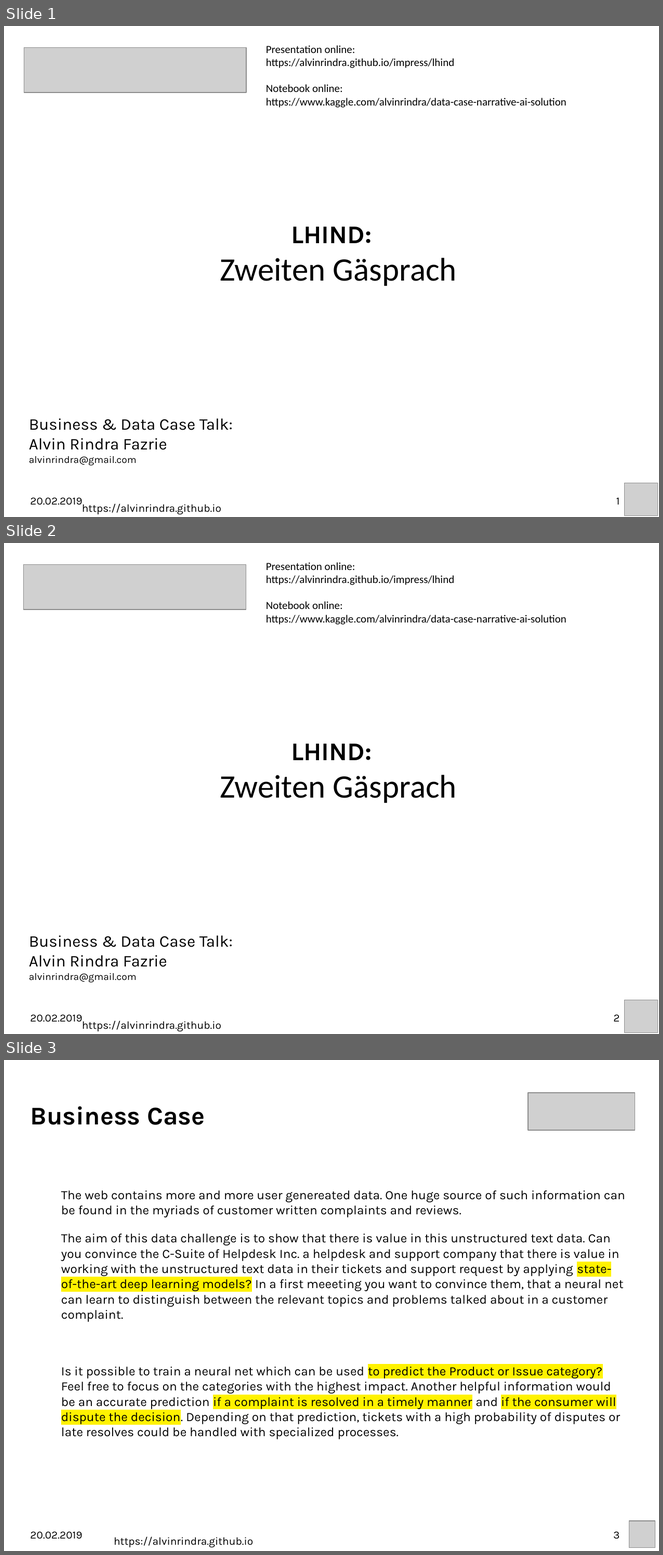
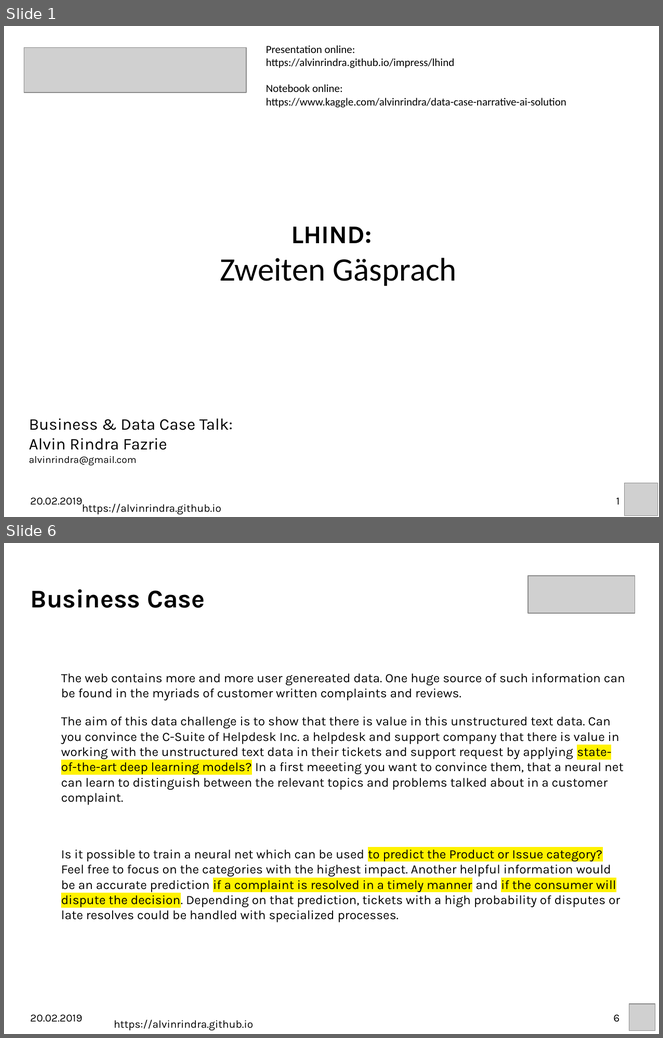
Before and after one commit to alvinrindra/alvinrindra.github.io, a slide deck: impress/lhind/lhind.odp. Shown one above the other, each under a label of ours: slides 1, 2 and 3 before the commit, slides 1 and 6 after it; the slides between them are not shown. The pictures are 663x1555 and 663x1038 pixels, drawn with LibreOffice and Linux fonts; fonts in the diff are those of the drawing; grey boxes stand for pictures; background and template pictures are left out. Boxes give left, top, right and bottom in pixels: in the first picture for what was removed or moved away, otherwise in the second. Text is boxed around its words. In the diff, an @@ line names an element or a change of style, - is before the commit and + after.

```diff
--- a/impress/lhind/lhind.odp
+++ b/impress/lhind/lhind.odp
@@ slide 2 removed at [4,543,659,1034], background picture (left out) @@
@@ picture removed at [24,565,246,610] @@
@@ text removed at [266,562,567,625] @@
-Presentation online:
-https://alvinrindra.github.io/impress/lhind
-Notebook online:
-https://www.kaggle.com/alvinrindra/data-case-narrative-ai-solution
@@ text removed at [220,744,457,803] @@
-LHIND:
-Zweiten Gäsprach
@@ text removed at [29,936,233,983] @@
-Business & Data Case Talk:
-Alvin Rindra Fazrie
-alvinrindra@gmail.com
@@ picture removed at [624,1000,658,1033] @@
@@ text removed at [30,1015,82,1022] @@
-20.02.2019
@@ text removed at [82,1021,221,1032] @@
-https://alvinrindra.github.io
@@ page number removed at [613,1015,620,1022] @@
-2
@@ what was slide 3 is now slide 6 @@
@@ page number at [613,1015,620,1022]: text changed @@
-3
+6
```
Also in this commit, not shown: 4 slides added, 2 other files.
